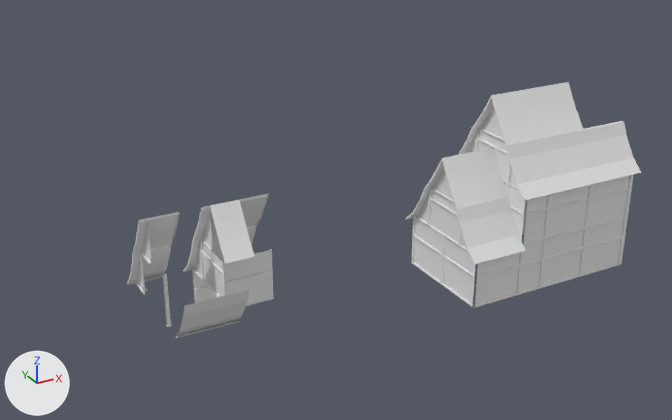
Renders of the Blender file Assets/HouseCreator/Art/House_set_Workfile.blend from each side of a commit.
The view is the same before and after, from a camera (50 mm lens) standing at (-23.4, -25.2, 16.6) and looking at (-9.2, 0.6, 3.7). Every picture has the same lights, and +X, +Y and +Z are marked at lower left.

The scene before the commit, as lines of its bpy script (objects in view):
```python
me_cube_003 = bpy.data.meshes.new('Cube.003')
me_cube_003.from_pydata(...)  # 17 vertices, 9 faces; spans x -2.02..0.03, y -0.95..0.25, z -0.15..1.53
me_cube_011 = bpy.data.meshes.new('Cube.011')
me_cube_011.from_pydata(...)  # 75 vertices, 56 faces; spans x -1.27..0.0, y -1.0..0.22, z -0.15..1.53
me_cube_016 = bpy.data.meshes.new('Cube.016')
me_cube_016.from_pydata(...)  # 15 vertices, 5 faces, 2 loose edges; spans x 0.0..1.0, y -0.05..1.0, z 0.03..1.58
me_plane_004 = bpy.data.meshes.new('Plane.004')
me_plane_004.from_pydata(...)  # 44 vertices, 32 faces; spans x 0.0..0.06, y 0.0..2.0, z 0.0..2.0
ob_cube_008 = bpy.data.objects.new('Cube.008', me_cube_011)
ob_cube_008.location = (-2.0, -2.0, 4.0)
ob_cube_008.rotation_euler = (3.142, 3.142, 0.0)  # degrees (180, 180, 0)
ob_cube_008.scale = (-1.0, 1.0, 1.0)
ob_fullroofcenter = bpy.data.objects.new('FullRoofCenter', me_cube_003)
ob_fullroofcenter.location = (-14.0, -2.0, 2.0)
ob_halfrooftop = bpy.data.objects.new('HalfRoofTop', me_cube_016)
ob_halfrooftop.location = (-14.0, -1.0, 3.5)
ob_plane_026 = bpy.data.objects.new('Plane.026', me_plane_004)
ob_plane_026.location = (-14.0, 1.0, 2.0)
ob_plane_026.rotation_euler = (0.0, 0.0, 9.425)  # degrees (0, 0, 180)
ob_plane_026.scale = (1.0, 1.0, 0.75)
# also in view: 'Cube.014' at (-4.1, -1.6, 2.7); 'FullEndRoofTop.001' at (-13.1, 0.5, 4.3); 'Cube.020' at (-2.6, -0.5, 6.3); 'Plane.014' at (-1.0, -2.0, 1.0); 'HalfEndRoofTop' at (-15.6, 0.5, 4.3)
```
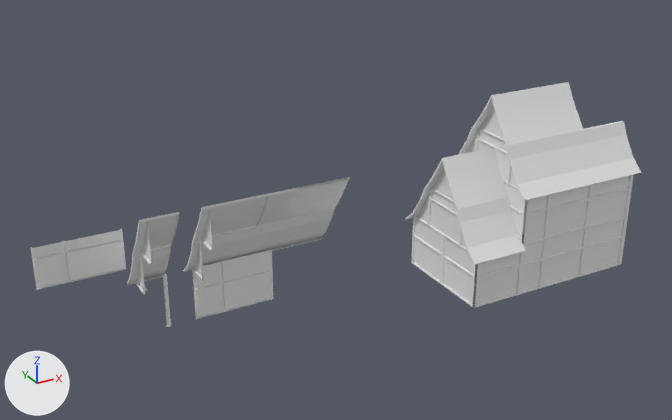
Commit message: Fixed Roofs

Where the change shows, as pixel boxes [x1, y1, x2, y2] in the pictures (672 x 420 px):
```json
{"object": "FullRoofCenter", "change": "moved", "before": [176, 290, 250, 338], "after": [246, 214, 309, 255]}
{"object": "FullRoofStopper", "change": "added", "after": [62, 229, 126, 283]}
{"object": "HalfRoofTop", "change": "deleted", "before": [210, 200, 255, 264]}
{"object": "HalfRoofStopper", "change": "added", "after": [31, 241, 68, 290]}
{"object": "Plane.026", "change": "deleted", "before": [199, 240, 225, 297]}
{"object": "FullRoofCenterTop.001", "change": "added", "after": [283, 178, 349, 220]}
{"object": "HalfRoofCenterTop", "change": "added", "after": [258, 188, 296, 225]}
{"object": "HalfRoofCenter", "change": "added", "after": [296, 209, 334, 245]}
{"object": "FullRoofCenterTop", "change": "added", "after": [287, 177, 350, 217]}
{"object": "FullEndRoof", "change": "unchanged, uncovered by the edit", "before": [183, 227, 256, 280], "after": [183, 227, 256, 281]}
{"object": "HalfWall", "change": "unchanged, uncovered by the edit", "before": [192, 270, 217, 303], "after": [192, 262, 222, 319]}
```

The change, as JSON lines over the scene's bpy script:
```json
{"op": "add", "block": "me_cube_016_1", "code": ["me_cube_016_1 = bpy.data.meshes.new('Cube.016')", "me_cube_016_1.from_pydata(...)  # 15 vertices, 5 faces, 2 loose edges; spans x -1.0..0.0, y -1.0..0.05, z 0.03..1.58"]}
{"op": "add", "block": "me_plane_001", "code": ["me_plane_001 = bpy.data.meshes.new('Plane.001')", "me_plane_001.from_pydata(...)  # 44 vertices, 32 faces; spans x -1.0..0.0, y 0.0..0.06, z 0.0..1.5"]}
{"op": "add", "block": "me_plane_006", "code": ["me_plane_006 = bpy.data.meshes.new('Plane.006')", "me_plane_006.from_pydata(...)  # 44 vertices, 32 faces; spans x -2.0..0.0, y 0.0..0.06, z 0.0..1.5"]}
{"op": "add", "block": "me_cube_013", "code": ["me_cube_013 = bpy.data.meshes.new('Cube.013')", "me_cube_013.from_pydata(...)  # 16 vertices, 9 faces; spans x -1.0..0.0, y -0.95..0.22, z -0.15..1.53"]}
{"op": "add", "block": "me_cube_006", "code": ["me_cube_006 = bpy.data.meshes.new('Cube.006')", "me_cube_006.from_pydata(...)  # 15 vertices, 5 faces, 2 loose edges; spans x -2.0..0.0, y -1.0..0.05, z 0.03..1.58"]}
{"op": "add", "block": "me_cube_015", "code": ["me_cube_015 = bpy.data.meshes.new('Cube.015')", "me_cube_015.from_pydata(...)  # 15 vertices, 5 faces, 2 loose edges; spans x -2.0..0.0, y -1.0..0.05, z 0.03..1.58"]}
{"op": "set", "path": "ob_fullroofcenter.location", "old": "(-14.0, -2.0, 2.0)", "new": "(-10.0, 2.0, 2.0)"}
{"op": "remove", "block": "ob_halfrooftop", "code": ["ob_halfrooftop = bpy.data.objects.new('HalfRoofTop', me_cube_016)", "ob_halfrooftop.location = (-14.0, -1.0, 3.5)"]}
{"op": "remove", "block": "ob_plane_026", "code": ["ob_plane_026 = bpy.data.objects.new('Plane.026', me_plane_004)", "ob_plane_026.location = (-14.0, 1.0, 2.0)", "ob_plane_026.rotation_euler = (0.0, 0.0, 9.425)  # degrees (0, 0, 180)", "ob_plane_026.scale = (1.0, 1.0, 0.75)"]}
{"op": "add", "block": "ob_halfroofcentertop", "code": ["ob_halfroofcentertop = bpy.data.objects.new('HalfRoofCenterTop', me_cube_016_1)", "ob_halfroofcentertop.location = (-11.0, 1.0, 3.5)"]}
{"op": "add", "block": "ob_halfroofstopper", "code": ["ob_halfroofstopper = bpy.data.objects.new('HalfRoofStopper', me_plane_001)", "ob_halfroofstopper.location = (-18.0, 3.0, 2.0)"]}
{"op": "add", "block": "ob_fullroofstopper", "code": ["ob_fullroofstopper = bpy.data.objects.new('FullRoofStopper', me_plane_006)", "ob_fullroofstopper.location = (-16.0, 3.0, 2.0)"]}
{"op": "add", "block": "ob_halfroofcenter", "code": ["ob_halfroofcenter = bpy.data.objects.new('HalfRoofCenter', me_cube_013)", "ob_halfroofcenter.location = (-9.0, 2.0, 2.0)"]}
{"op": "add", "block": "ob_fullroofcentertop_001", "code": ["ob_fullroofcentertop_001 = bpy.data.objects.new('FullRoofCenterTop.001', me_cube_006)", "ob_fullroofcentertop_001.location = (-9.0, 1.0, 3.5)"]}
{"op": "add", "block": "ob_fullroofcentertop", "code": ["ob_fullroofcentertop = bpy.data.objects.new('FullRoofCenterTop', me_cube_015)", "ob_fullroofcentertop.location = (-9.0, 1.0, 3.5)", "_m = ob_fullroofcentertop.modifiers.new('EdgeSplit', 'EDGE_SPLIT')", "_m = ob_fullroofcentertop.modifiers.new('Triangulate', 'TRIANGULATE')", "_m = ob_fullroofcentertop.modifiers.new('Triangulate.001', 'TRIANGULATE')"]}
```
